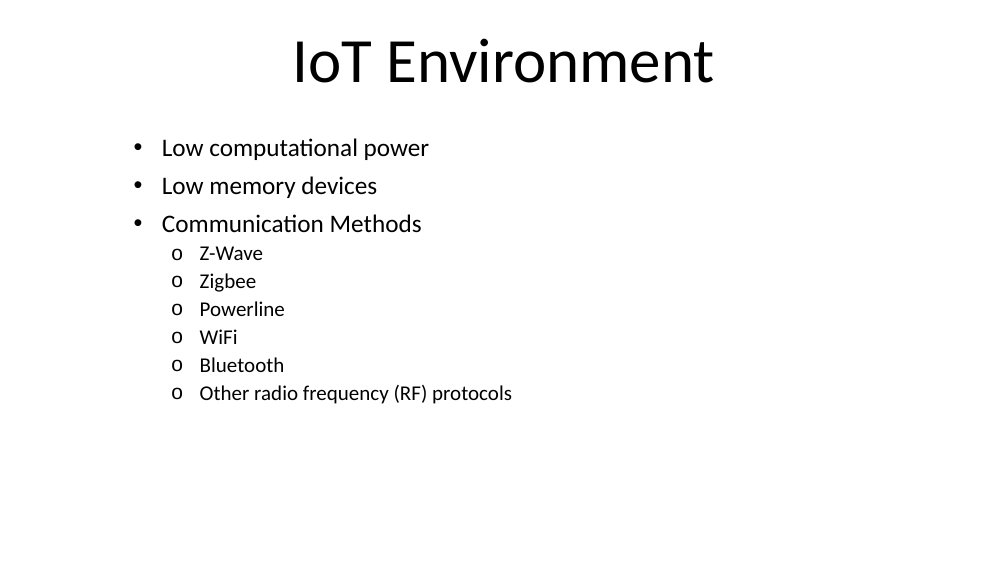
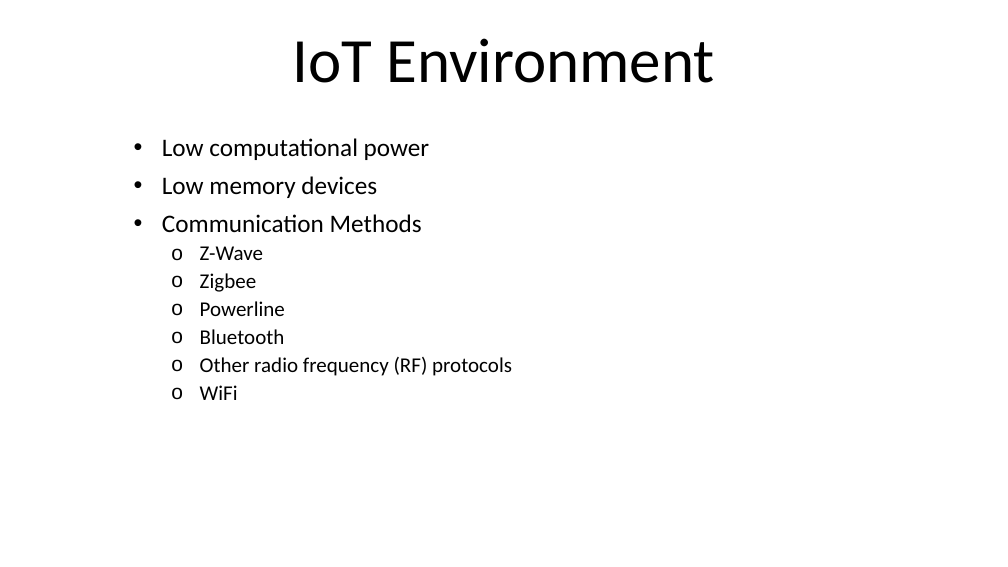
Before and after one commit to douglchoi/SecureSharing, a slide deck: slide 2 of Harshal-Mahangare-Survey-PPT/Authentication mechanisms for Internet of Things (IOT.pptx. Drawn at 1008x567 pixels with LibreOffice and Linux fonts; fonts in the diff are those of the drawing. Boxes give left, top, right and bottom in pixels: in the first picture for what was removed or moved away, otherwise in the second. Text is boxed around its words. In the diff, an @@ line names an element or a change of style, - is before the commit and + after.

```diff
--- a/Harshal-Mahangare-Survey-PPT/Authentication mechanisms for Internet of Things (IOT.pptx
+++ b/Harshal-Mahangare-Survey-PPT/Authentication mechanisms for Internet of Things (IOT.pptx
@@ subtitle at box(200, 329, 238, 344): paragraph removed @@
-  o WiFi
@@ subtitle at box(200, 385, 238, 400): paragraph added @@
+  o WiFi
```
Also in this commit, not shown: 2 other slides changed, 3 slides added.
